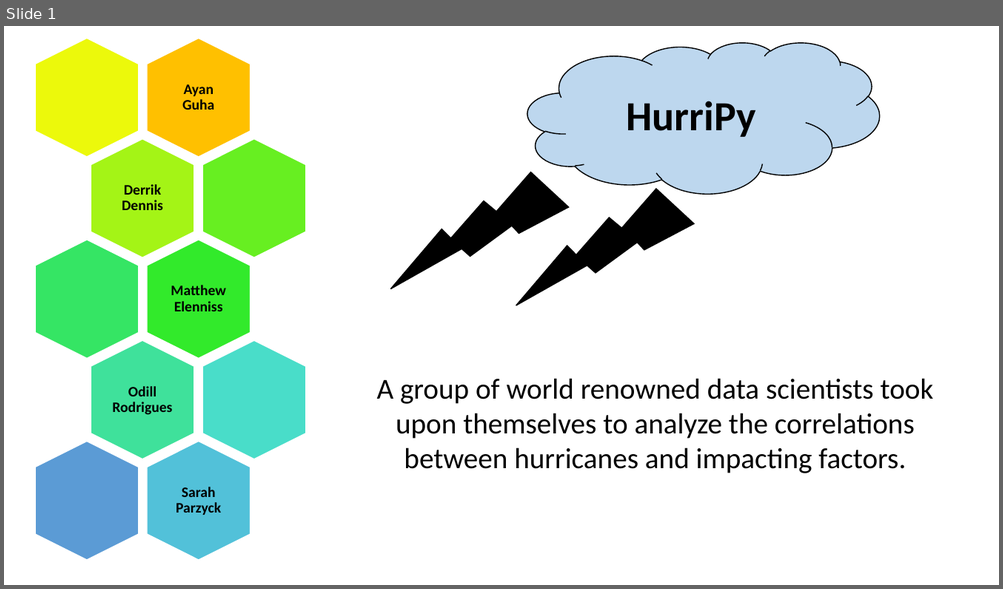
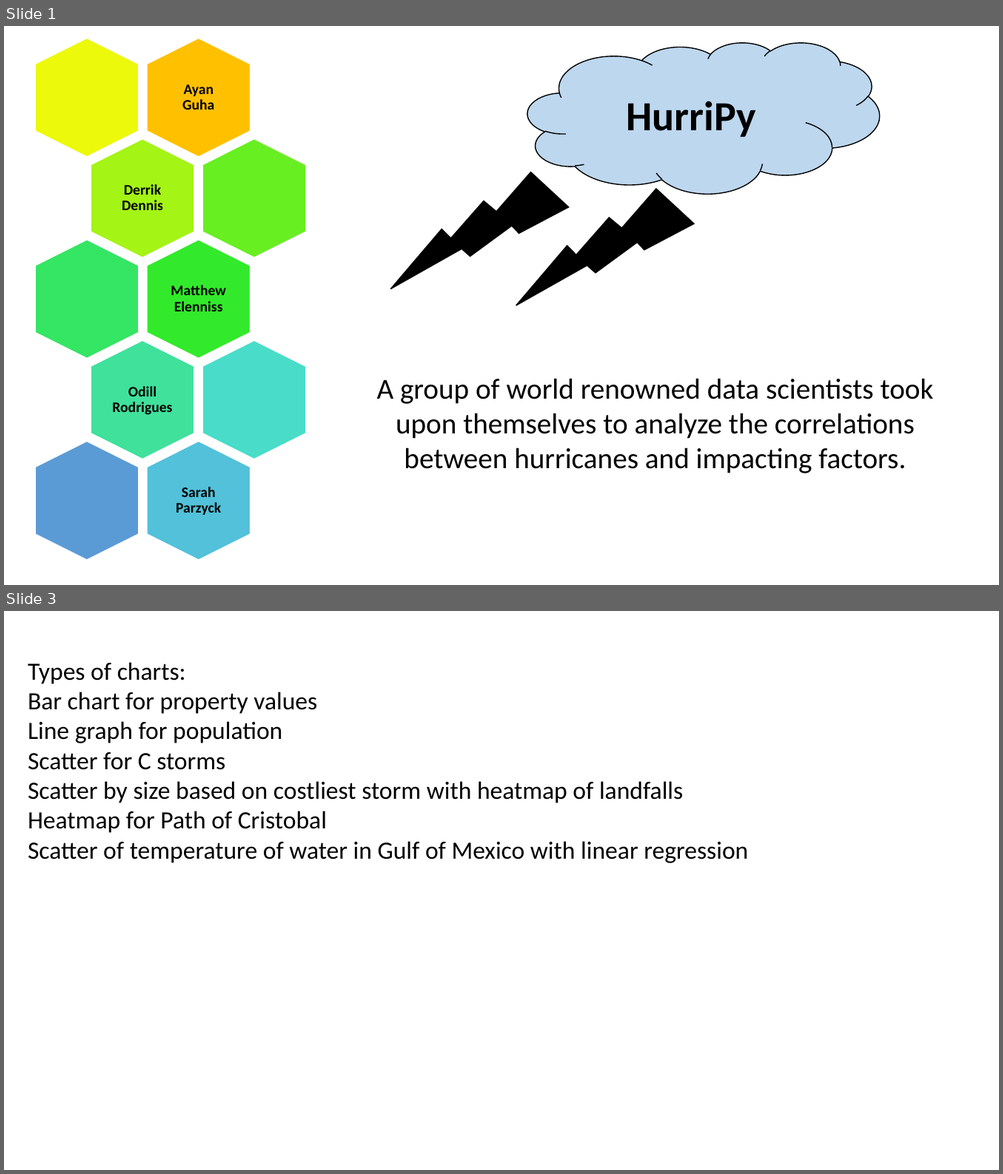
Before and after one commit to TheGreekGoddess/Project_1, a slide deck: HurriPy.pptx. Shown one above the other, each under a label of ours: slide 1 before the commit, slides 1 and 3 after it; the slides between them are not shown. The pictures are 1003x589 and 1003x1174 pixels, drawn with LibreOffice and Linux fonts; fonts in the diff are those of the drawing. Boxes give left, top, right and bottom in pixels: in the first picture for what was removed or moved away, otherwise in the second. Text is boxed around its words. In the diff, an @@ line names an element or a change of style, - is before the commit and + after.

```diff
--- a/HurriPy.pptx
+++ b/HurriPy.pptx
@@ slide 3 added at (4,611,999,1170), background #FFFFFF @@
@@ text added at (28,662,748,863), 24 pt, text #000000 @@
+Types of charts:
+Bar chart for property values
+Line graph for population
+Scatter for C storms
+Scatter by size based on costliest storm with heatmap of landfalls
+Heatmap for Path of Cristobal
+Scatter of temperature of water in Gulf of Mexico with linear regression
```
Also in this commit, not shown: 2 slides changed.
